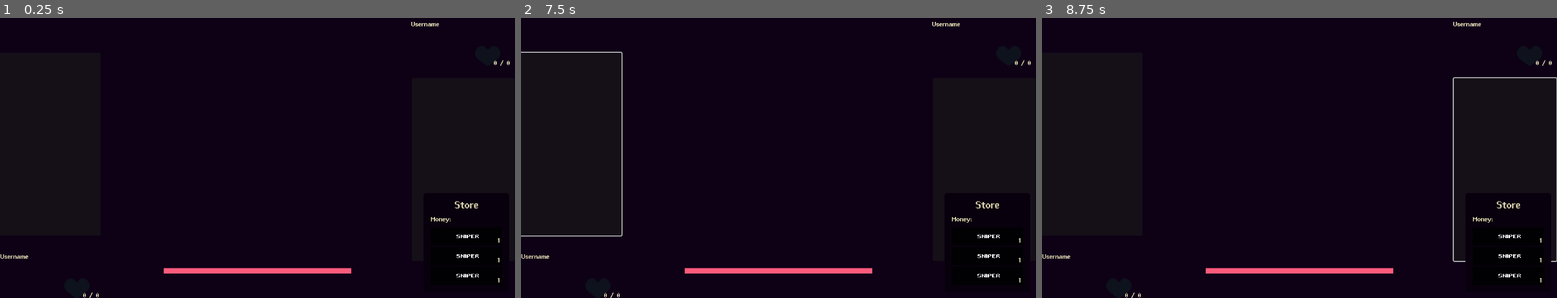
Above: before the commit, frames 1-3 (left to right).
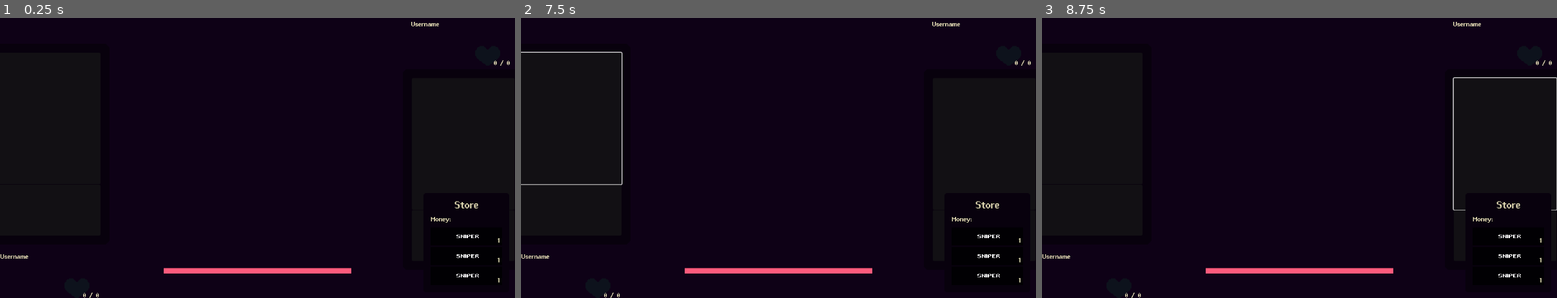
Above: after the commit, the same moments.

Repository: Juanxpeke/GD-FPSJuegos
Game: Godot game, scene res://Core/UI/HUD/hud.tscn
Same seed, same stepped clock (60 frames per second), same inputs: the game is played once before the commit and once after it. This scene is started directly instead of the project's main scene. The engine's default icon, where the game draws it, is replaced by a stand-in: a white triangle on a blue panel in a dark square.
Inputs (mouse positions are in pixels of both pictures, inside the frame that each line leads up to):
- Up to frame 1 (0.25 s): no input
- Up to frame 2 (7.5 s): click "1" at 0.5 s; click "1" at 1.25 s; click "1" at 2 s; click "1" at 2.75 s; click "1" at 3.5 s; click "1" at 4.25 s; click "1" at 5 s; click "1" at 5.75 s; click "1" at 6.5 s; tap Enter at 7.25 s; drag from (572, 144) to (830, 90) at 7.27 s
- Up to frame 3 (8.75 s): tap Space at 8 s; drag from (1505, 169) to (1273, 211) at 8.02 s

The runs differ from the first frame. In frame 2, 0.2% of the frame differs, in the area x 0-20%, y 59-79%; in frame 3, less than 0.1%.
Error in both runs: Invalid call. Nonexistent function 'can_afford' in base 'Nil'. (res://Core/UI/HUD/Store/store_unit.gd:15)

Commit message:
feat: divide skill_list

Diff:
--- a/Core/UI/HUD/PlayerInterface/player_interface.gd
+++ b/Core/UI/HUD/PlayerInterface/player_interface.gd
@@ -8,7 +8,7 @@
 @onready var peer_name_label: Label = %PeerNameLabel
 @onready var life_bar: TextureProgressBar = %LifeBar
 @onready var life_label: Label = %LifeLabel
-@onready var skill_list: SkillList
+@onready var skill_list
 
 # Private
 
--- /dev/null
+++ b/Core/UI/HUD/PlayerInterface/skill_active_list.gd
@@ -0,0 +1,26 @@
+extends SkillList
+
+# Called when the node enters the scene tree for the first time.
+func _ready() -> void:
+	gui_input.connect(_on_ItemList_gui_input)
+	item_selected.connect(_on_skill_selected)
+
+func _on_ItemList_gui_input(event: InputEvent) -> void:
+	var item = get_item_at_position(get_local_mouse_position(), true)
+	if event is InputEventMouseButton and event.is_pressed() and event.button_index == MOUSE_BUTTON_LEFT:
+		if item != -1:
+			pass
+
+func _on_skill_selected(item_id : int) -> void:
+	deselect_all()
+	if player == GameManager.player:
+		player.activate_skill.rpc(item_id)
+
+func _set_player_skills() -> void:
+	clear() # vacia lista
+	var count: int= 0
+	for skill in player.activable_skills: # REVIEW: + player.activable_skills:
+		add_item(skill.name, skill.icon)
+		set_item_tooltip(count, skill.description)
+		displayed_skills.append(skill)
+		count+=1
--- a/Core/UI/HUD/PlayerInterface/skill_list.gd
+++ b/Core/UI/HUD/PlayerInterface/skill_list.gd
@@ -4,27 +4,11 @@
 var displayed_skills: Array[ResSkill] = []
 var player: Player
 
-# Called when the node enters the scene tree for the first time.
-func _ready() -> void:
-	gui_input.connect(_on_ItemList_gui_input)
-	item_selected.connect(_on_skill_selected)
-
-
-func _on_ItemList_gui_input(event: InputEvent) -> void:
-	var item = get_item_at_position(get_local_mouse_position(), true)
-	if event is InputEventMouseButton and event.is_pressed() and event.button_index == MOUSE_BUTTON_LEFT:
-		if item != -1:
-			pass
-
-func _on_skill_selected(item_id : int) -> void:
-	deselect_all()
-	if player == GameManager.player:
-		player.activate_skill.rpc(item_id)
 
 func _set_player_skills() -> void:
 	clear() # vacia lista
 	var count: int= 0
-	for skill in player.get_skills() + player.activable_skills: # REVIEW: + player.activable_skills:
+	for skill in player.get_skills():
 		add_item(skill.name, skill.icon)
 		set_item_tooltip(count, skill.description)
 		displayed_skills.append(skill)
--- a/Core/UI/HUD/PlayerInterface/skill_list.tscn
+++ b/Core/UI/HUD/PlayerInterface/skill_list.tscn
@@ -1,16 +1,46 @@
-[gd_scene load_steps=2 format=3 uid="uid://briej2bofn8aj"]
+[gd_scene load_steps=4 format=3 uid="uid://m5pxvi7avooy"]
 
 [ext_resource type="Script" path="res://Core/UI/HUD/PlayerInterface/skill_list.gd" id="1_xwjme"]
+[ext_resource type="Script" path="res://Core/UI/HUD/PlayerInterface/skill_active_list.gd" id="2_v8vk0"]
 
-[node name="SkillList" type="ItemList"]
+[sub_resource type="GDScript" id="GDScript_omhc4"]
+script/source = "extends Panel
+
+func set_player(player : Player) -> void:
+	for node in get_children():
+		node.set_player(player)
+"
+
+[node name="SkillList" type="Panel"]
+anchors_preset = -1
+anchor_top = 0.25
+anchor_right = 0.235
+anchor_bottom = 0.883
 offset_left = 4.0
-offset_top = 162.0
-offset_right = 271.0
-offset_bottom = 572.0
-auto_height = true
-max_columns = 2
-same_column_width = true
-fixed_column_width = 100
+offset_right = 0.279968
+offset_bottom = -0.184021
+script = SubResource("GDScript_omhc4")
+
+[node name="General" type="ItemList" parent="."]
+layout_mode = 1
+anchors_preset = -1
+anchor_right = 1.0
+anchor_bottom = 0.72
+offset_bottom = -0.200012
+grow_horizontal = 2
 icon_mode = 0
 fixed_icon_size = Vector2i(70, 70)
 script = ExtResource("1_xwjme")
+
+[node name="Activables" type="ItemList" parent="."]
+layout_mode = 1
+anchors_preset = -1
+anchor_top = 0.722
+anchor_right = 1.0
+anchor_bottom = 1.0
+offset_top = -0.0200195
+grow_horizontal = 2
+grow_vertical = 2
+icon_mode = 0
+fixed_icon_size = Vector2i(50, 50)
+script = ExtResource("2_v8vk0")
